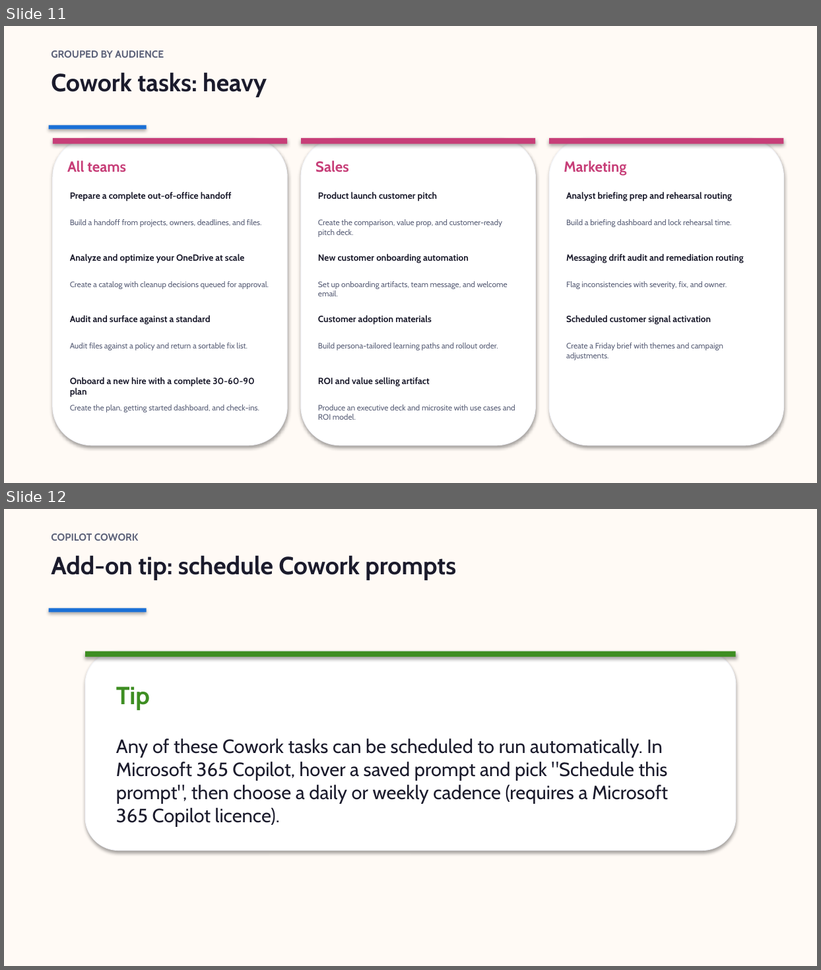
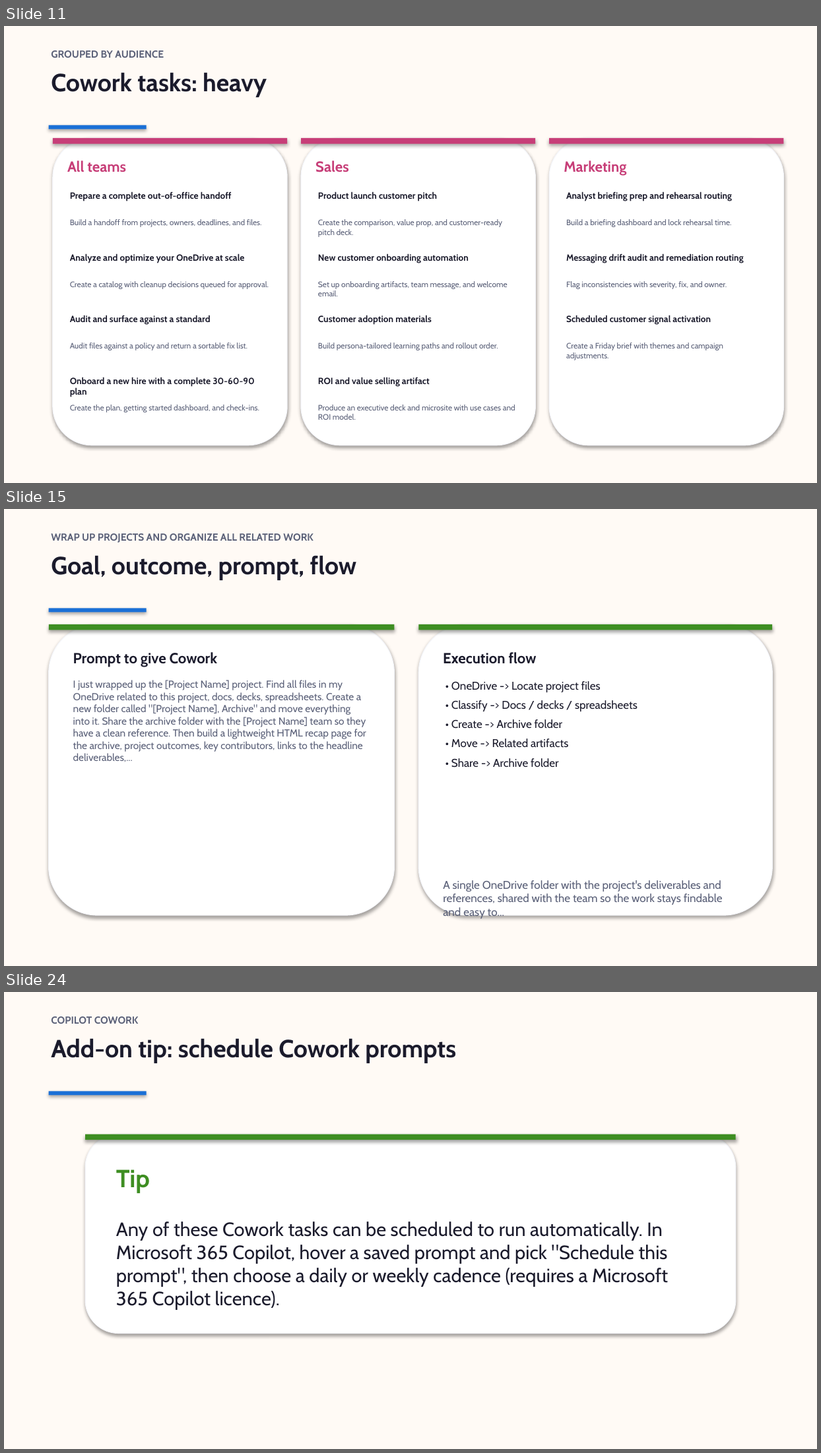
Before and after one commit to steffiyappy/copilot-what-to-use-when, a slide deck: slides/business-lite.pptx. Shown one above the other, each under a label of ours: slides 11 and 12 before the commit, slides 11, 15 and 24 after it; the slides between them are not shown. The pictures are 821x970 and 821x1453 pixels, drawn with LibreOffice and Linux fonts; fonts in the diff are those of the drawing. Boxes give left, top, right and bottom in pixels: in the first picture for what was removed or moved away, otherwise in the second. Text is boxed around its words. In the diff, an @@ line names an element or a change of style, - is before the commit and + after.

```diff
--- a/slides/business-lite.pptx
+++ b/slides/business-lite.pptx
@@ slide 15 added at (4,509,817,966), background #FFFAF5 @@
@@ text added at (51,533,314,543), 9 pt, text #5A6078, bold @@
+WRAP UP PROJECTS AND ORGANIZE ALL RELATED WORK
@@ text added at (51,555,357,580), 22 pt, text #1B1B2C, bold @@
+Goal, outcome, prompt, flow
@@ rectangle added at (49,608,147,612), fill #1A6FD6 @@
@@ rounded rectangle added at (49,625,394,916), fill #FFFFFF, outline #F6F7FB 0.75 pt @@
@@ rectangle added at (49,625,394,630), fill #3E8E22 @@
@@ rounded rectangle added at (418,625,772,916), fill #FFFFFF, outline #F6F7FB 0.75 pt @@
@@ rectangle added at (418,625,772,630), fill #3E8E22 @@
@@ text added at (73,652,217,667), 13 pt, text #1B1B2C, bold @@
+Prompt to give Cowork
@@ text added at (443,652,537,664), 13 pt, text #1B1B2C, bold @@
+Execution flow
@@ text added at (73,680,366,762), 9 pt, text #5A6078 @@
+I just wrapped up the [Project Name] project. Find all files in my OneDrive related to this project, docs, decks, spreadsheets. Create a new folder called "[Project Name], Archive" and move everything into it. Share the archive folder with the [Project Name] team so they have a clean reference. Then build a lightweight HTML recap page for the archive, project outcomes, key contributors, links to the headline deliverables,...
@@ text added at (451,681,638,768), 10 pt, text #1B1B2C @@
+• OneDrive -> Locate project files
+• Classify -> Docs / decks / spreadsheets
+• Create -> Archive folder
+• Move -> Related artifacts
+• Share -> Archive folder
@@ text added at (443,881,723,920), 10 pt, text #5A6078 @@
+A single OneDrive folder with the project's deliverables and references, shared with the team so the work stays findable and easy to...
@@ what was slide 12 is now slide 24 @@
```
Also in this commit, not shown: 11 other slides added, 8 other files.
